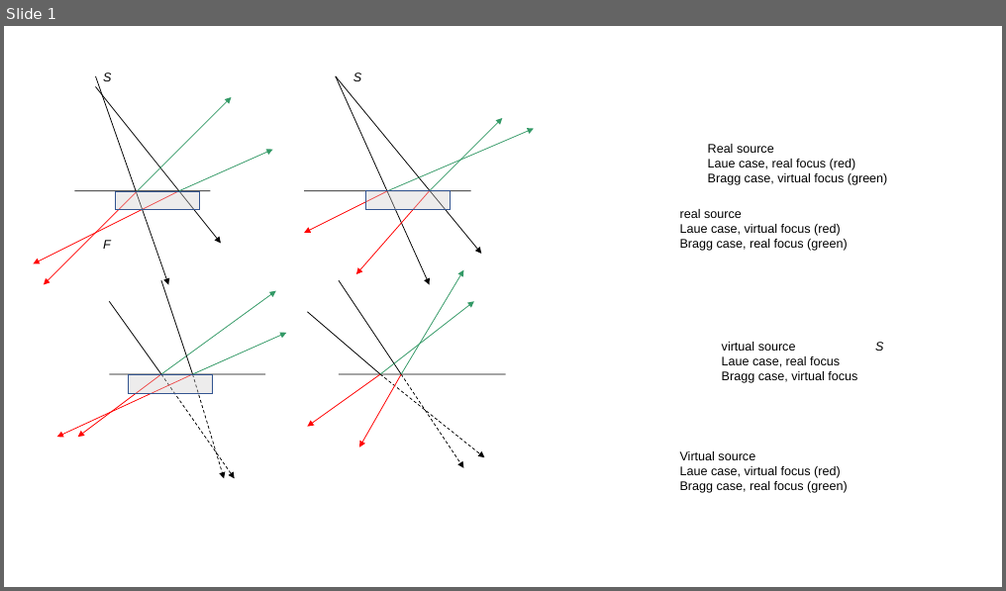
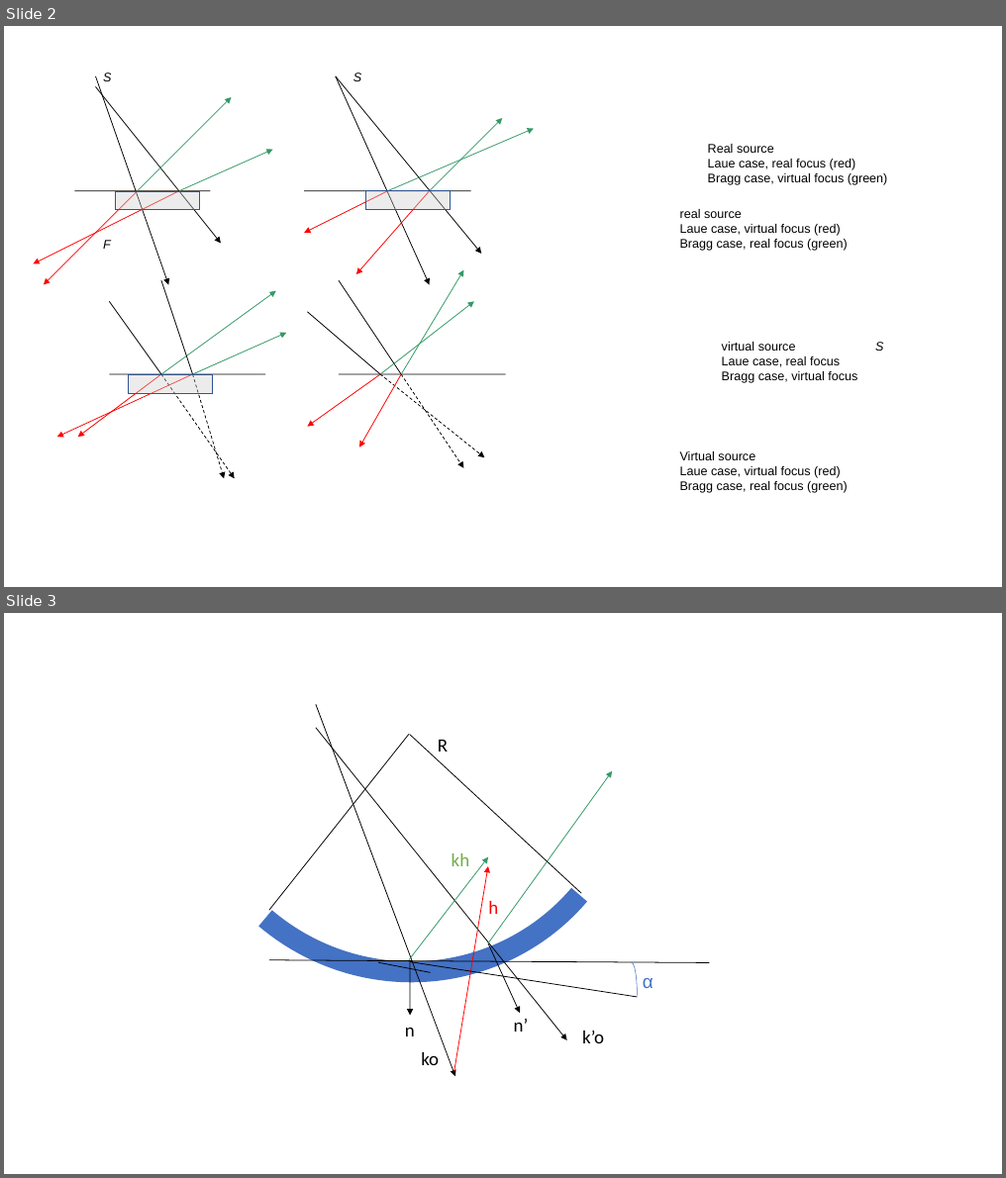
Before and after one commit to srio/paper-guigay-resources, a slide deck: figures/guigay1.pptx. Shown one above the other, each under a label of ours: slide 1 before the commit, slides 2 and 3 after it. The pictures are 1006x591 and 1006x1178 pixels, drawn with LibreOffice and Linux fonts; fonts in the diff are those of the drawing. Boxes give left, top, right and bottom in pixels: in the first picture for what was removed or moved away, otherwise in the second. Text is boxed around its words. In the diff, an @@ line names an element or a change of style, - is before the commit and + after.

Commit message:
updated

```diff
--- a/figures/guigay1.pptx
+++ b/figures/guigay1.pptx
@@ slide 3 added at bbox=[4, 613, 1002, 1174], background #FFFFFF @@
@@ arc (boxed as its full ellipse) added at bbox=[95, 613, 723, 1063], outline #4472C4 20 pt @@
@@ arrow added from (316, 704) to (455, 1076), #000000 0.75 pt @@
@@ arrow added from (316, 728) to (567, 1041), #000000 0.75 pt @@
@@ line added from (409, 735) to (269, 910), #000000 0.75 pt @@
@@ line added from (410, 735) to (581, 894), #000000 0.75 pt @@
@@ text added at bbox=[438, 740, 448, 752], 18 pt, text #000000 @@
+R
@@ arrow added from (488, 943) to (612, 771), #339966 0.75 pt @@
@@ arrow added from (409, 960) to (488, 858), #339966 0.75 pt @@
@@ text added at bbox=[451, 854, 470, 866], 18 pt, text #70AD47 @@
+kh
@@ arrow added from (453, 1072) to (488, 866), #FF0000 0.75 pt @@
@@ text added at bbox=[488, 901, 498, 914], 18 pt, text #FF0000 @@
+h
@@ line added from (269, 960) to (709, 963), #000000 0.75 pt @@
@@ line added from (378, 962) to (431, 973), #000000 0.75 pt @@
@@ arrow added from (410, 960) to (410, 1016), #000000 0.75 pt @@
@@ line added from (410, 961) to (638, 997), #000000 0.75 pt @@
@@ arrow added from (488, 943) to (520, 1014), #000000 0.75 pt @@
@@ arc (boxed as its full ellipse) added at bbox=[626, 962, 638, 1029], outline #4472C4 0.5 pt @@
@@ text added at bbox=[643, 978, 653, 988], 18 pt, text #4472C4 @@
+α
@@ text added at bbox=[405, 1028, 415, 1037], 18 pt, text #000000 @@
+n
@@ text added at bbox=[514, 1019, 529, 1032], 18 pt, text #000000 @@
+n’
@@ text added at bbox=[421, 1053, 439, 1065], 18 pt, text #000000 @@
+ko
@@ text added at bbox=[582, 1031, 604, 1044], 18 pt, text #000000 @@
+k’o
@@ what was slide 1 is now slide 2 @@
```
Also in this commit, not shown: 3 other slides added, 1 slide removed.
